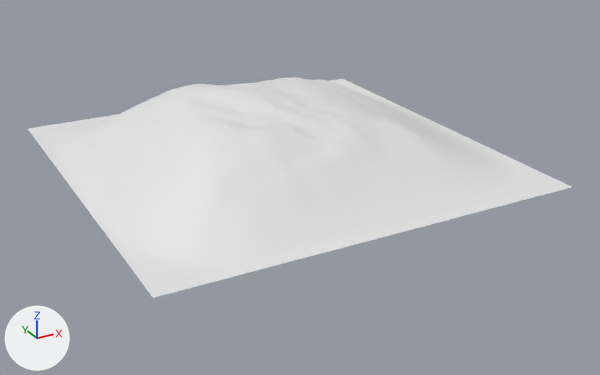
The FBX model assetta jacobs/Assets/Model/Hill.fbx, before and after one commit.
Camera for both pictures: a 50 mm lens placed at (-1.76, -3.44, 1.52), pointed at (0.04, -0.17, -0.12). The lights are fixed; the arrows at lower left show +X, +Y and +Z.

The scene before the commit, as lines of its bpy script (objects in view):
```python
me_landscape_001 = bpy.data.meshes.new('Landscape.001')
me_landscape_001.from_pydata(...)  # 16384 vertices, 16129 faces; spans x -1.0..1.0, y -1.0..1.0, z 0.0..0.32
ob_landscape_001 = bpy.data.objects.new('Landscape.001', me_landscape_001)
ob_landscape_001.location = (0.0, 0.0, 0.0)
```
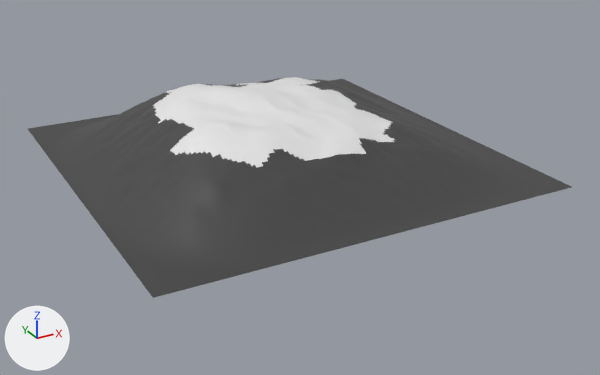
The change in detail:
Material 'Material.001' (mat_material_001) is new.
Its base color is (0.055, 0.055, 0.055) (black #424242).
Material 'Material.002' (mat_material_002) is new.
Its base color is (0.8, 0.8, 0.8) (white #e7e7e7).
me_landscape_001 has 16384 vertices, 16129 faces and spans x -1.0..1.0, y -1.0..1.0, z 0.0..0.32.
me_landscape_001 is used by ob_landscape_001; location (0.0, 0.0, 0.0).
me_landscape_001 part 1: 12357 of the faces centred in x -0.99..0.99, y -0.99..0.99, z 0.0..0.28 switch from no material to mat_material_001 (black #424242).
me_landscape_001 now uses material mat_material_002 (white #e7e7e7).

Pixel boxes (x1, y1, x2, y2) of what changed, in the pictures (600 x 375 px):
part 1 of me_landscape_001, recoloured
    both: (28, 78, 572, 298)
